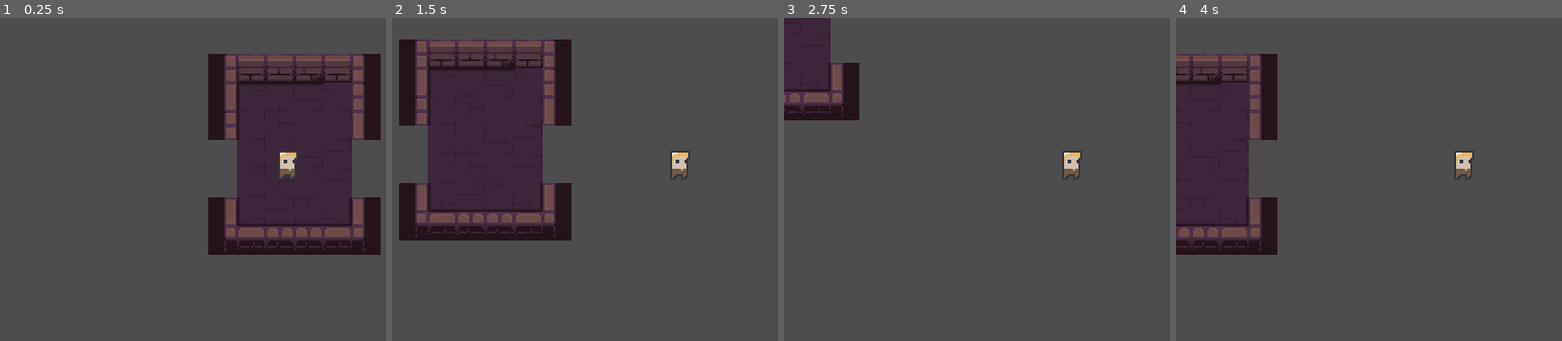
Above: before the commit, frames 1-4 (left to right).
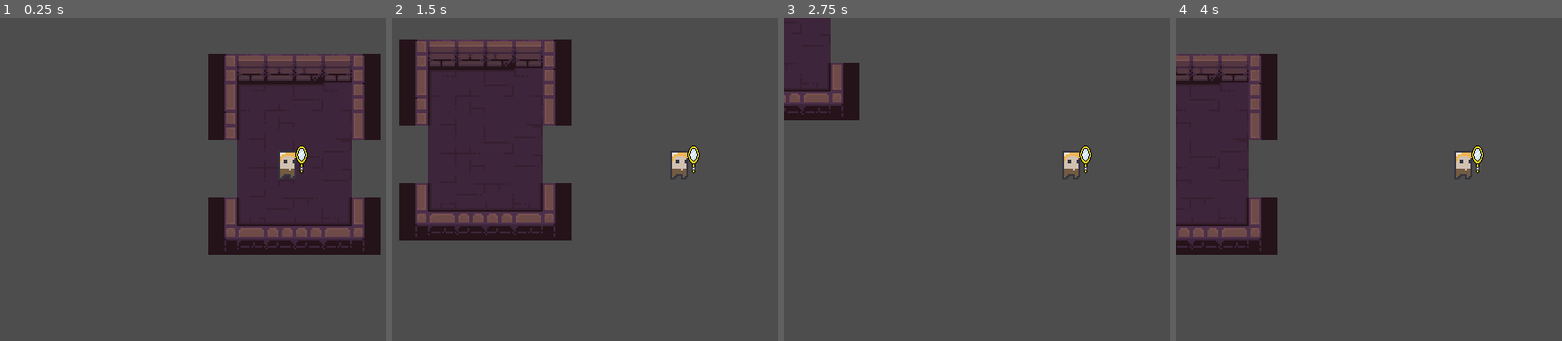
Above: after the commit, the same moments.

Repository: Z3BINI/mirror-attack
Game: Godot game, scene res://scenes/levels/test_level.tscn
The game is run twice, just before and just after one commit, with the same random seed, the same clock (stepped at 60 frames per second) and the same inputs. The project has no main scene, so this scene is started directly.
Inputs:
- Up to frame 1 (0.25 s): no input
- Up to frame 2 (1.5 s): tap Enter at 0.5 s; hold D (move_right) 0.53-1.28 s; tap F (dash) at 0.6 s; hold S (move_down) from 1.28 s (still down); tap Shift (sprint) at 1.35 s
- Up to frame 3 (2.75 s): release S (move_down) at 2.03 s; hold D (move_right) from 2.03 s (still down); tap F (dash) at 2.1 s
- Up to frame 4 (4 s): release D (move_right) at 2.78 s; hold W (move_up) 2.78-3.53 s; tap Shift (sprint) at 2.85 s; hold A (move_left) from 3.53 s (still down); tap F (dash) at 3.6 s

The runs differ from the first frame. In frame 1, 0.2% of the frame differs, in the area x 76-80%, y 39-49%; in frame 2, 0.2%; in frame 3, 0.2%; in frame 4, 0.2%.

Commit message:
Instantiated Mirror scene on Player for testing

Diff:
--- a/scenes/player/player.tscn
+++ b/scenes/player/player.tscn
@@ -1,7 +1,8 @@
-[gd_scene load_steps=4 format=3 uid="uid://bl4wfwlb1kwnb"]
+[gd_scene load_steps=5 format=3 uid="uid://bl4wfwlb1kwnb"]
 
 [ext_resource type="Script" path="res://scripts/player/player.gd" id="1_0p8j5"]
 [ext_resource type="Texture2D" uid="uid://bn226vstmrwa0" path="res://assets/dungeonSprites_ v1.5/mHero_.png" id="1_sd8bw"]
+[ext_resource type="PackedScene" uid="uid://cis3ajnnfia5r" path="res://scenes/player/mirror.tscn" id="3_dko47"]
 
 [sub_resource type="CapsuleShape2D" id="CapsuleShape2D_aa18v"]
 radius = 1.0
@@ -24,6 +25,11 @@
 hframes = 8
 vframes = 6
 
+[node name="HandPos" type="Node2D" parent="."]
+
+[node name="Mirror" parent="HandPos" instance=ExtResource("3_dko47")]
+position = Vector2(8, -6)
+
 [node name="Feet" type="CollisionShape2D" parent="."]
 position = Vector2(0, -1)
 rotation = 1.5708
